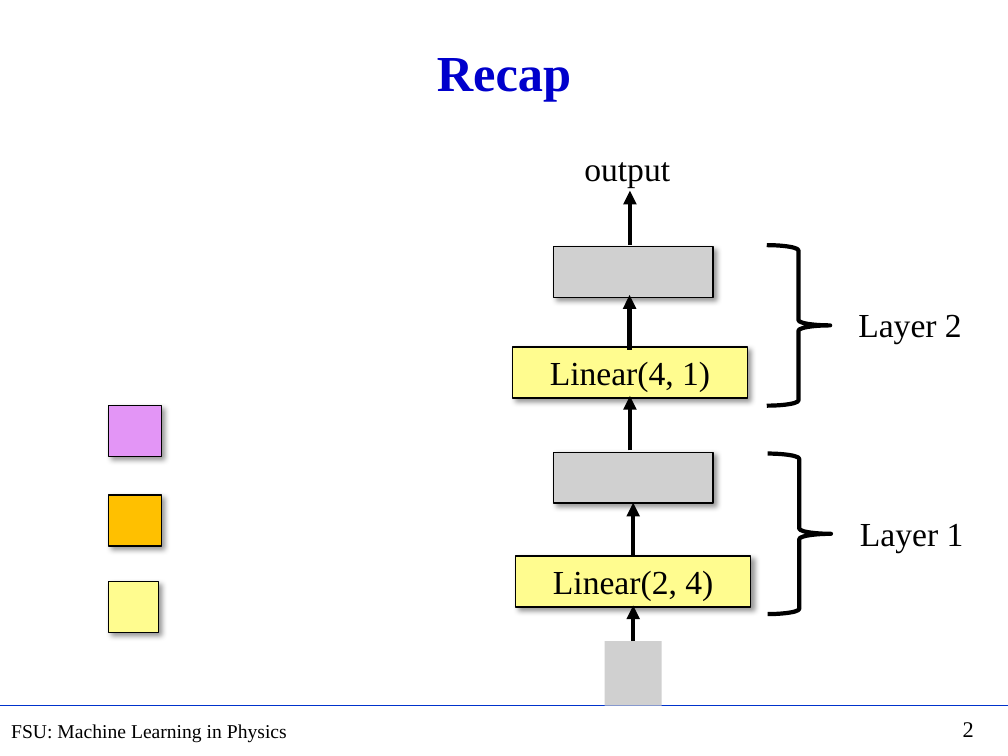
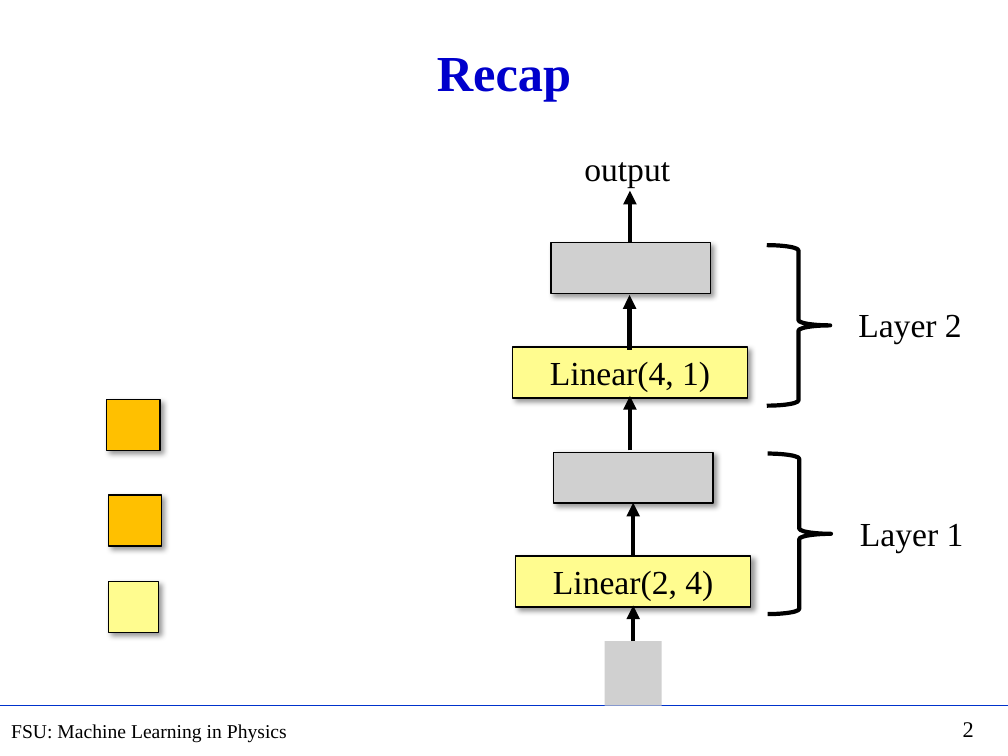
Before and after one commit to hbprosper/mlinphysics, a slide deck: slide 2 of Lectures/01.Foundations/Lecture02.pptx. Drawn at 1008x756 pixels with LibreOffice and Linux fonts; fonts in the diff are those of the drawing; grey boxes stand for pictures. Boxes give left, top, right and bottom in pixels: in the first picture for what was removed or moved away, otherwise in the second. Text is boxed around its words. In the diff, an @@ line names an element or a change of style, - is before the commit and + after.

```diff
--- a/Lectures/01.Foundations/Lecture02.pptx
+++ b/Lectures/01.Foundations/Lecture02.pptx
@@ picture moved from (x1=553, y1=247, x2=713, y2=297) to (x1=551, y1=243, x2=711, y2=293) @@
@@ rectangle moved from (x1=109, y1=406, x2=162, y2=457) to (x1=107, y1=399, x2=160, y2=450) @@
@@ rectangle at (x1=107, y1=399, x2=160, y2=450): fill #E395F6 to #FFC000 @@
```
Also in this commit, not shown: 6 other slides changed, 3 slides added, 1 slide removed, 1 other file.
